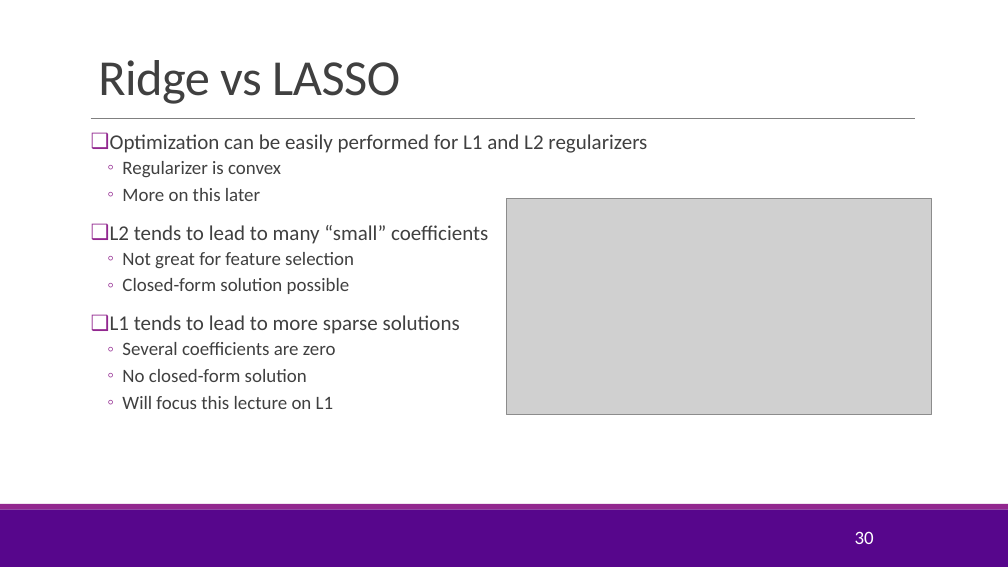
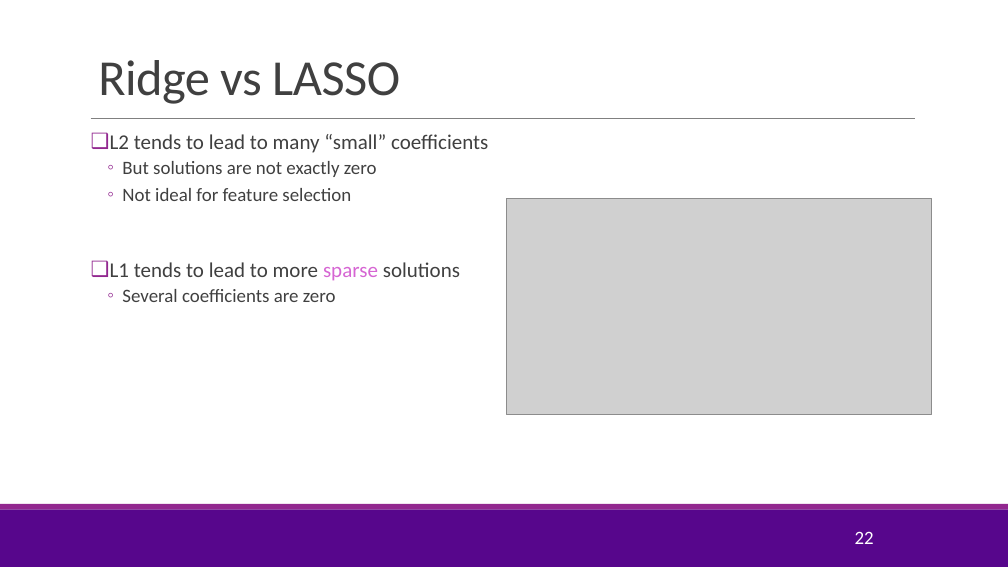
Before and after one commit to sdrangan/introml, a slide deck: slide 22 of lectures/Lect05_Lasso.pptx (slide 30 before the commit). Drawn at 1008x567 pixels with LibreOffice and Linux fonts; fonts in the diff are those of the drawing; grey boxes stand for pictures; background and template pictures are left out. Boxes give left, top, right and bottom in pixels: in the first picture for what was removed or moved away, otherwise in the second. Text is boxed around its words. In the diff, an @@ line names an element or a change of style, - is before the commit and + after.

```diff
--- a/lectures/Lect05_Lasso.pptx
+++ b/lectures/Lect05_Lasso.pptx
@@ text at <box>110,134,647,201</box>: paragraphs removed @@
-❑ Optimization can be easily performed for L1 and L2 regularizers
-  ◦ Regularizer is convex
-  ◦ More on this later
@@ text at <box>122,161,377,201</box>: text changed @@
-  ◦ Not great for feature selection
-  ◦ Closed-form solution possible
+  ◦ But solutions are not exactly zero
+  ◦ Not ideal for feature selection
@@ text at <box>110,262,460,281</box>: text colour #404040 to #D665D3 in "sparse" @@
@@ text at <box>122,369,334,409</box>: paragraphs removed @@
-  ◦ No closed-form solution
-  ◦ Will focus this lecture on L1
@@ page number at <box>855,531,874,544</box>: text changed @@
-30
+22
```
Also in this commit, not shown: 16 other slides changed, 4 slides added, 2 slides removed, 4 other files.
